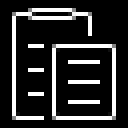
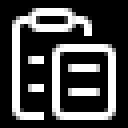
Comparing the layer stacks of the two 128 × 128 images. Changes:
added group "opt2" with 18 layers above "opt1" over [left=12, top=8, right=116, bottom=120]
added group "2 Lines" (1st of 2, in "opt2") with 2 layers in group "opt2" over [left=68, top=64, right=100, bottom=96]
added layer "Rounded Rectangle 7 copy 2" (1st of 2, in "opt2" › "2 Lines") in group "2 Lines" over [left=68, top=88, right=100, bottom=96]
added layer "Rounded Rectangle 7" (1st of 2, in "opt2" › "2 Lines") in group "2 Lines" over [left=68, top=64, right=100, bottom=72]
added layer "Rounded Rectangle 6" in group "opt2" over [left=52, top=44, right=116, bottom=120]
added layer "Rounded Rectangle 5" in group "opt2" over [left=28, top=8, right=76, bottom=32]
added group "Group 1" with 8 layers in group "opt2" over [left=12, top=16, right=92, bottom=120]
added group "2 Lines" (2nd of 2, in "opt2" › "Group 1") with 2 layers in group "Group 1" over [left=28, top=56, right=76, bottom=92]
added layer "Rounded Rectangle 8 copy 4" in group "2 Lines" over [left=28, top=84, right=76, bottom=92]
added layer "Rounded Rectangle 8 copy 3" in group "2 Lines" over [left=28, top=56, right=76, bottom=64]
added layer "Rounded Rectangle 4" in group "Group 1" over [left=12, top=16, right=92, bottom=120]
hid group "opt1" (8 layers) over [left=12, top=8, right=116, bottom=120]
renamed "Layer 6" to "Background", moved it out of group "opt1" over [left=12, top=8, right=116, bottom=120]
